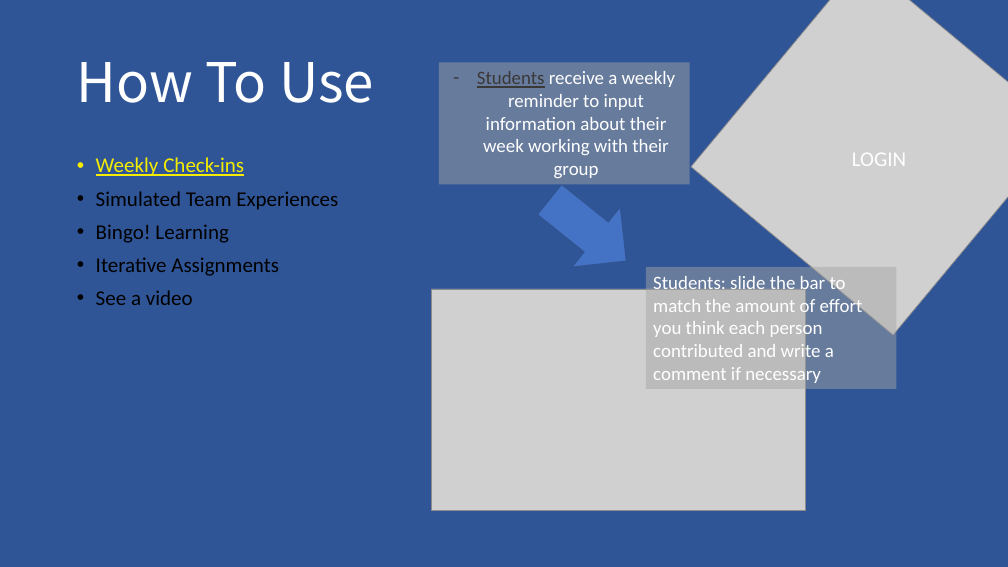
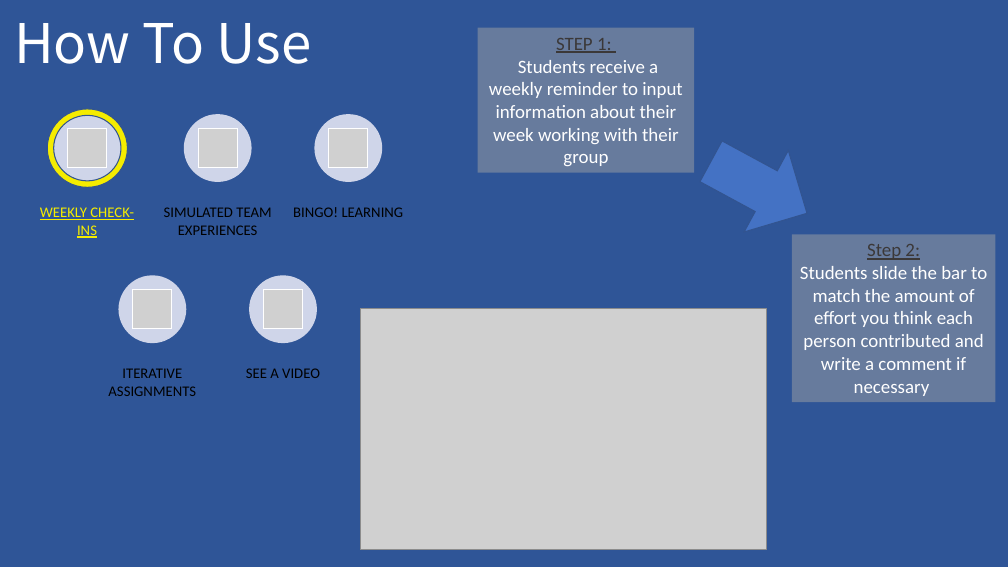
Before and after one commit to mgmodell/CoLab, a slide deck: slide 8 of doc/intro_screen/colabppt.pptx (slide 11 before the commit). Drawn at 1008x567 pixels with LibreOffice and Linux fonts; fonts in the diff are those of the drawing; grey boxes stand for pictures. Boxes give left, top, right and bottom in pixels: in the first picture for what was removed or moved away, otherwise in the second. Text is boxed around its words. In the diff, an @@ line names an element or a change of style, - is before the commit and + after.

Commit message:
new edits ppt

```diff
--- a/doc/intro_screen/colabppt.pptx
+++ b/doc/intro_screen/colabppt.pptx
@@ title "How To Use" moved from (x1=77, y1=62, x2=374, y2=103) to (x1=14, y1=23, x2=312, y2=64) @@
@@ rectangle "STEP 1: Students receive a ..." resized from (x1=439, y1=62, x2=690, y2=185) to (x1=478, y1=28, x2=694, y2=173) @@
@@ picture removed at (x1=691, y1=0, x2=1008, y2=335) @@
@@ text in rectangle at (x1=489, y1=38, x2=682, y2=166): text changed @@
-– Students receive a weekly reminder to input information about their week working with their group
+STEP 1:
+Students receive a weekly reminder to input information about their week working with their group
@@ donut added at (x1=48, y1=109, x2=128, y2=188), fill #F5EC00, outline #325491 1 pt @@
@@ right arrow at (x1=689, y1=120, x2=829, y2=254): rotation 38 to 28 degrees @@
@@ text removed at (x1=96, y1=157, x2=338, y2=305) @@
-• Weekly Check-ins
-• Simulated Team Experiences
-• Bingo! Learning
-• Iterative Assignments
-• See a video
@@ text removed at (x1=852, y1=153, x2=906, y2=166) @@
-LOGIN
@@ rectangle "Step 2:" resized from (x1=646, y1=267, x2=897, y2=389) to (x1=792, y1=234, x2=995, y2=402) @@
@@ text in rectangle at (x1=800, y1=244, x2=987, y2=396): text changed @@
-Students: slide the bar to match the amount of effort you think each person contributed and write a comment if necessary
+Step 2:
+Students slide the bar to match the amount of effort you think each person contributed and write a comment if necessary
@@ picture resized from (x1=432, y1=289, x2=805, y2=510) to (x1=361, y1=309, x2=767, y2=550) @@
@@ group added at (x1=40, y1=114, x2=404, y2=396): 5 ellipses, 5 pictures, 5 texts @@
+WEEKLY CHECK-INS
+SIMULATED TEAM EXPERIENCES
+BINGO! LEARNING
+ITERATIVE ASSIGNMENTS
+SEE A VIDEO
```
Also in this commit, not shown: 5 other slides changed, 1 other file.
